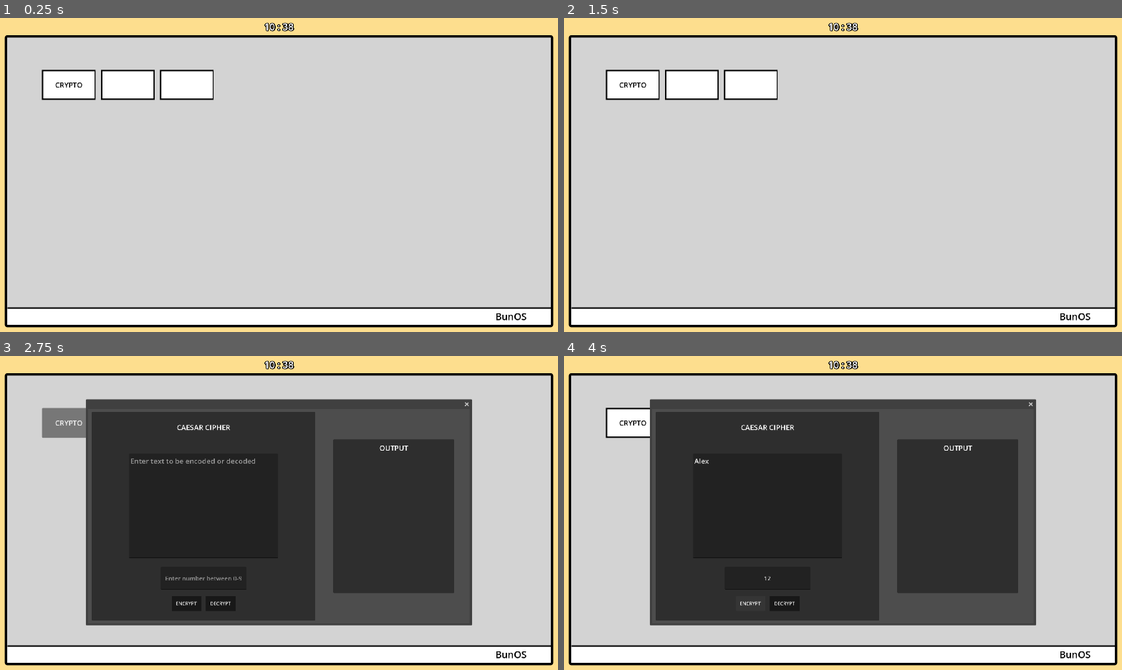
Above: before the commit, frames 1-4 (two rows, left to right).
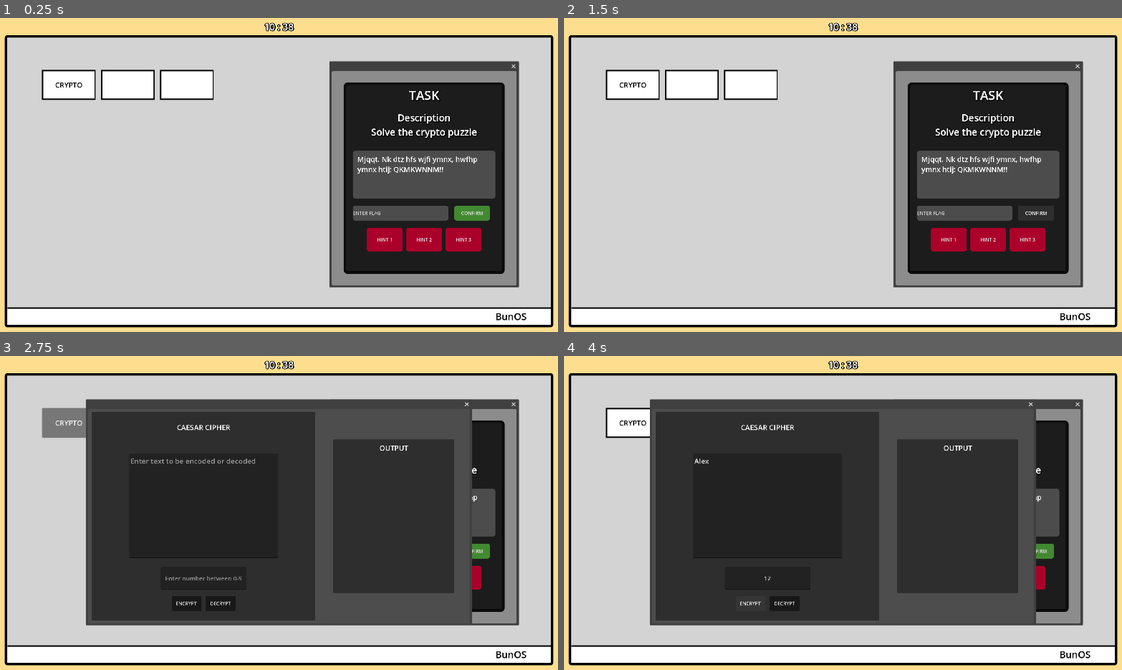
Above: after the commit, the same moments.

Repository: sandre-to/bachelor2026-frontend
Game: Godot game, scene res://scenes/desktop/desktop_environment.tscn
Two runs of this game, one before a commit and one after it. Both use one fixed random seed, a clock stepped at 60 frames per second and the inputs below.
Inputs (mouse positions are in pixels of both pictures, inside the frame that each line leads up to):
- Up to frame 1 (0.25 s): no input
- Up to frame 2 (1.5 s): click (1038, 212) at 0.5 s, where only the run after the commit has a clickable "CONFIRM"; click (1038, 212) at 1.25 s, where only the run after the commit has a clickable "CONFIRM"
- Up to frame 3 (2.75 s): click "CRYPTO" at 2 s
- Up to frame 4 (4 s): click (764, 506) at 2.77 s; type "Alex" at 2.85 s; click (764, 578) at 3 s; type "12" at 3.08 s; click "ENCRYPT" at 3.5 s

The runs differ from the first frame. In frame 1, 24% of the frame differs, in the area x 59-94%, y 13-86%; in frame 2, 24%; in frame 3, 6.1%; in frame 4, 6.1%.

Commit message:
testet med statisk krypto oppgave

Diff:
--- a/assets/tasks/base_task.tscn
+++ b/assets/tasks/base_task.tscn
@@ -39,13 +39,6 @@
 corner_radius_top_right = 8
 corner_radius_bottom_right = 8
 corner_radius_bottom_left = 8
-
-[sub_resource type="LabelSettings" id="LabelSettings_ncm2f"]
-font_size = 24
-outline_size = 8
-outline_color = Color(0.19215687, 0.19215687, 0.19215687, 0.69411767)
-shadow_size = 12
-shadow_color = Color(0, 0, 0, 1)
 
 [sub_resource type="StyleBoxFlat" id="StyleBoxFlat_0jfeq"]
 bg_color = Color(0.25952256, 0.5388755, 0.19095689, 1)
@@ -136,7 +129,7 @@
 layout_mode = 2
 theme_override_styles/panel = SubResource("StyleBoxFlat_ncm2f")
 
-[node name="Puzzle" type="Label" parent="OuterPanel/MarginContainer/InnerPanel/VBoxContainer/PuzzlePanel" unique_id=272615662]
+[node name="Puzzle" type="RichTextLabel" parent="OuterPanel/MarginContainer/InnerPanel/VBoxContainer/PuzzlePanel" unique_id=1290987728]
 custom_minimum_size = Vector2(0, 120)
 layout_mode = 1
 anchors_preset = 15
@@ -148,10 +141,11 @@
 offset_bottom = -11.0
 grow_horizontal = 2
 grow_vertical = 2
-text = "Hfs dtz wjfi ymnx? Nk dtz hfs, ywd ijhwduynsl ymnx rjxxflj: Nsppdpnlvp"
-label_settings = SubResource("LabelSettings_ncm2f")
-autowrap_mode = 3
+focus_mode = 2
+theme_override_font_sizes/normal_font_size = 24
+text = "Mjqqt. Nk dtz hfs wjfi ymnx, hwfhp ymnx htij: QKMKWNNM!!"
 autowrap_trim_flags = 128
+selection_enabled = true
 
 [node name="FlagAndConfirm" type="HBoxContainer" parent="OuterPanel/MarginContainer/InnerPanel/VBoxContainer" unique_id=78205528]
 custom_minimum_size = Vector2(0, 50)
@@ -181,16 +175,19 @@
 custom_minimum_size = Vector2(120, 0)
 layout_mode = 2
 theme_override_styles/normal = SubResource("StyleBoxFlat_4rgci")
+theme_override_styles/hover = SubResource("StyleBoxFlat_4rgci")
 text = "HINT 1"
 
 [node name="Button2" type="Button" parent="OuterPanel/MarginContainer/InnerPanel/VBoxContainer/HintContainer" unique_id=601580613]
 custom_minimum_size = Vector2(120, 0)
 layout_mode = 2
 theme_override_styles/normal = SubResource("StyleBoxFlat_4rgci")
+theme_override_styles/hover = SubResource("StyleBoxFlat_4rgci")
 text = "HINT 2"
 
 [node name="Button3" type="Button" parent="OuterPanel/MarginContainer/InnerPanel/VBoxContainer/HintContainer" unique_id=2012168441]
 custom_minimum_size = Vector2(120, 0)
 layout_mode = 2
 theme_override_styles/normal = SubResource("StyleBoxFlat_4rgci")
+theme_override_styles/hover = SubResource("StyleBoxFlat_4rgci")
 text = "HINT 3"
--- a/assets/tools/caesar_cipher/caesar_cipher.gd
+++ b/assets/tools/caesar_cipher/caesar_cipher.gd
@@ -5,8 +5,6 @@
 @onready var text_input: TextEdit = $MainPanel/TextEdit
 @onready var shift_input: LineEdit = $MainPanel/LineEdit
 @onready var output_label: RichTextLabel = $OutputPanel/OutputLabel
-
-var encryption: bool = false
 
 func encrypt(text: String, shift: int) -> String:
 	if text_input.text == "":
@@ -17,28 +15,23 @@
 		push_error("Shift entered is not a valid number.")
 		return ""
 
-	if encryption:
-		if shift > 9 or shift < 0:
-			push_error("The number entered is bigger than 9.")
-			return ""
-	else:
-		if -shift > 9 or -shift < 0:
-			push_error("The number entered is bigger than 9.")
-			return ""
+	if abs(shift) > 9:
+		push_error("The number entered is bigger than 9.")
+		return ""
 
 	var result := ""
 	# Gå gjennom hele teksten (input fra bruker)
 	for i in range(text.length()):
-		var character := text[i]
+		var c := text[i]
+		var code := c.unicode_at(0)
 
 		# Hvis det er store bokstaver (blokk bokstaver)
-		if character >= "A" and character <= "Z":
-			result += char((character.unicode_at(0) + shift - 65) % 26 + 65)
-		# Hvis det er små bokstaver
-		elif character >= "a" and character <= "z":
-			result += char((character.unicode_at(0) + shift - 97) % 26 + 97)
+		if code >= 65 and code <= 90:
+			result += char(mod(code + shift - 65, 26) + 65)
+		elif code >= 97 and code <= 122:
+			result += char(mod(code + shift - 97, 26) + 97)
 		else:
-			result += character
+			result += c
 
 	return result
 
@@ -46,9 +39,10 @@
 	return input.is_valid_int()
 
 func _on_encrypt_pressed() -> void:
-	encryption = true
 	output_label.text = encrypt(text_input.text, int(shift_input.text))
 
 func _on_decrypt_pressed() -> void:
-	encryption = false
 	output_label.text = encrypt(text_input.text, -int(shift_input.text))
+
+func mod(a: int, b: int) -> int:
+	return (a % b + b) % b
--- a/scenes/desktop/desktop_environment.tscn
+++ b/scenes/desktop/desktop_environment.tscn
@@ -2,6 +2,8 @@
 
 [ext_resource type="Theme" uid="uid://bg64qtkijul1s" path="res://scenes/desktop/desktop_theme.tres" id="1_enld1"]
 [ext_resource type="Script" uid="uid://boyuscxxnyxtc" path="res://scenes/desktop/desktop_environment.gd" id="2_bpu8p"]
+[ext_resource type="PackedScene" uid="uid://s46xl3ppjspc" path="res://scenes/window/window.tscn" id="3_ec86u"]
+[ext_resource type="PackedScene" uid="uid://f7m1nc23t8ak" path="res://assets/tasks/base_task.tscn" id="4_lkv1q"]
 
 [sub_resource type="StyleBoxFlat" id="StyleBoxFlat_71yap"]
 bg_color = Color(0.82606, 0.82606006, 0.82606, 1)
@@ -191,4 +193,12 @@
 label_settings = SubResource("LabelSettings_bpu8p")
 horizontal_alignment = 1
 
+[node name="Window" parent="." unique_id=1351884654 instance=ExtResource("3_ec86u")]
+initial_position = 0
+position = Vector2i(1137, 180)
+size = Vector2i(620, 720)
+unresizable = true
+
+[node name="BaseTask" parent="Window" unique_id=629482100 instance=ExtResource("4_lkv1q")]
+
 [connection signal="pressed" from="MarginContainer/Panel/Tools/CryptoButton" to="." method="_on_crypto_button_pressed"]
--- a/scenes/window/window.gd
+++ b/scenes/window/window.gd
@@ -3,7 +3,8 @@
 var current_scene: PackedScene = null
 
 func _ready() -> void:
-	add_child(current_scene.instantiate())
+	if current_scene:
+		add_child(current_scene.instantiate())
 
 func _on_close_requested() -> void:
 	queue_free()
